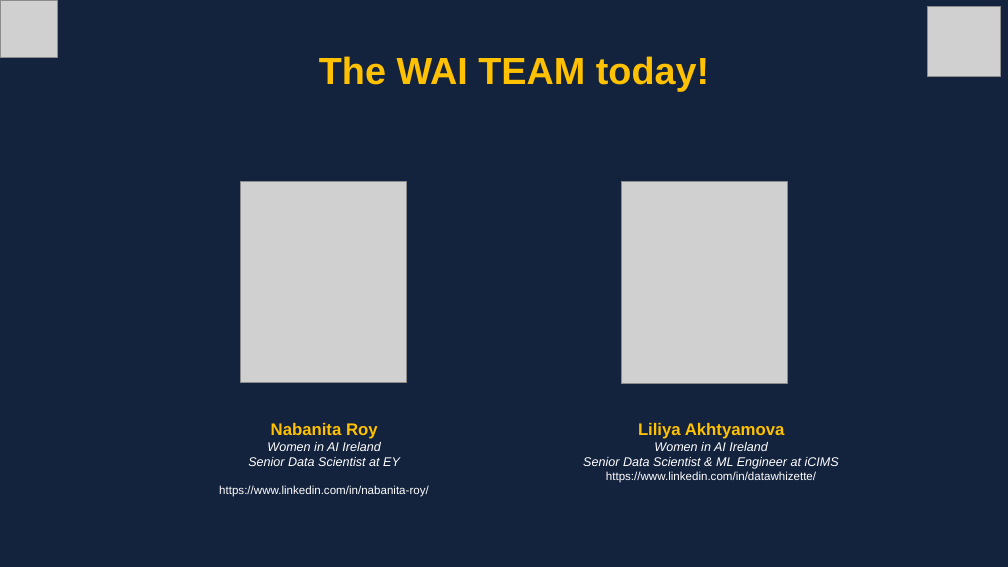
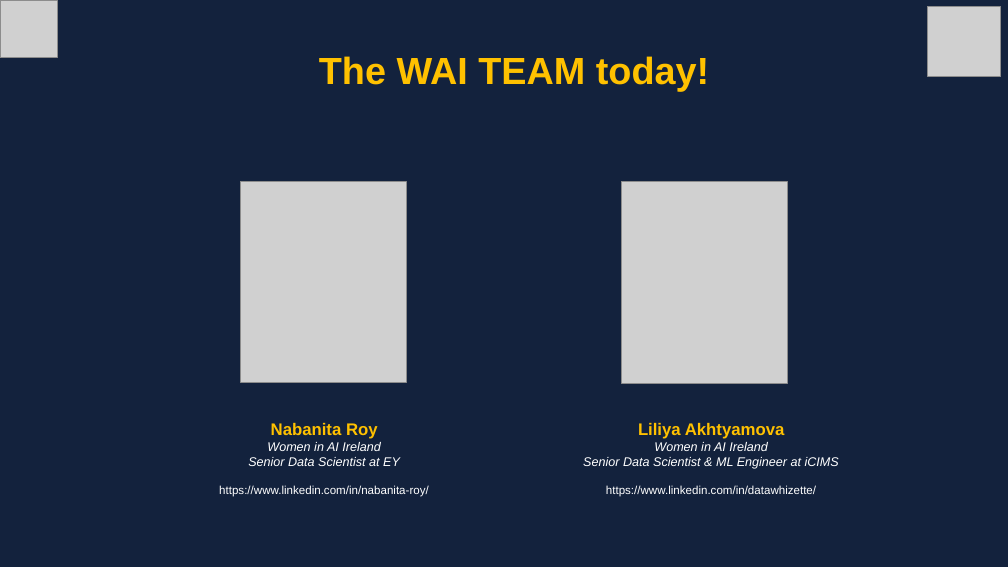
Before and after one commit to royn5618/PyConIreland_23, a slide deck: slide 2 of Slides.pptx. Drawn at 1008x567 pixels with LibreOffice and Linux fonts; fonts in the diff are those of the drawing; grey boxes stand for pictures. Boxes give left, top, right and bottom in pixels: in the first picture for what was removed or moved away, otherwise in the second. Text is boxed around its words. In the diff, an @@ line names an element or a change of style, - is before the commit and + after.

```diff
--- a/Slides.pptx
+++ b/Slides.pptx
@@ text "Liliya Akhtyamova" rewrapped from [583,423,839,483] to [583,423,839,497] @@
```
Also in this commit, not shown: 5 other slides changed, 2 slides added.
